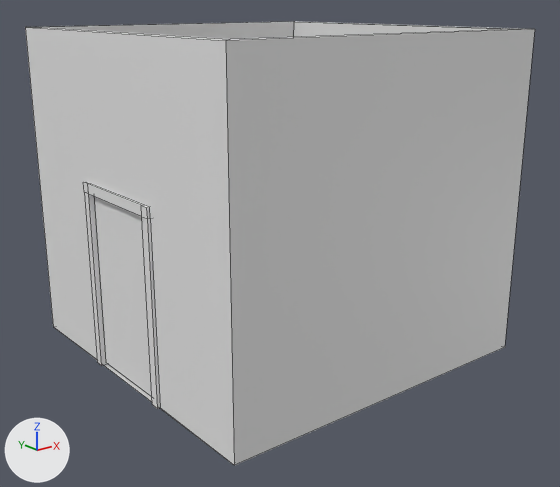
Renders of the Blender file blender/room1.blend from each side of a commit.
Camera for both pictures: a camera (50 mm lens) standing at (-4.91, -6.27, 3.5) and looking at (-0.04, -0.19, 1.07). The lights are fixed; the arrows at lower left show +X, +Y and +Z. The picture after the commit comes second. Mesh edges are drawn as thin lines.

Names of what the first picture shows: 'frame', 'knob', 'wall1', 'wall2', 'wall3', 'wall4' and 1 more.
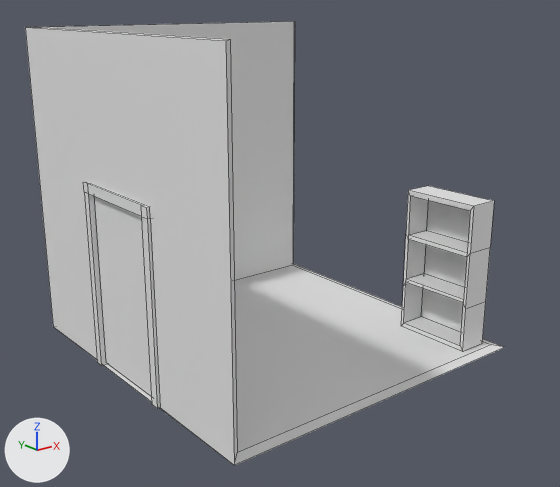
Where the change shows, as pixel boxes (x1, y1, x2, y2) in the pictures (560 x 487 px):
'wall1', hidden: before (226, 29, 535, 465)
'shelve1', added: after (401, 186, 494, 352)
'wall4', hidden: before (293, 21, 521, 37)
'floor', unchanged, uncovered by the edit: before (54, 327, 222, 456); after (54, 264, 505, 465)
'wall3', unchanged, uncovered by the edit: before (48, 21, 295, 39); after (48, 21, 295, 281)

The change, as a list of edits to the scene's bpy script:
```text
Add me_cube_008:
    me_cube_008.from_pydata(...)  # 40 vertices, 42 faces; spans x -0.4..0.36, y -1.0..1.0, z -1.84..1.8
Change ob_wall1:
    add ob_wall1.hide_set(True)
Change ob_wall4:
    add ob_wall4.hide_set(True)
Add ob_shelve1:
    ob_shelve1 = bpy.data.objects.new('shelve1', me_cube_008)
    ob_shelve1.location = (1.448, -1.178, 0.76)
    ob_shelve1.rotation_euler = (0.0, 0.0, 3.142)  # degrees (0, 0, 180)
    ob_shelve1.scale = (0.438, 0.438, 0.438)
```
